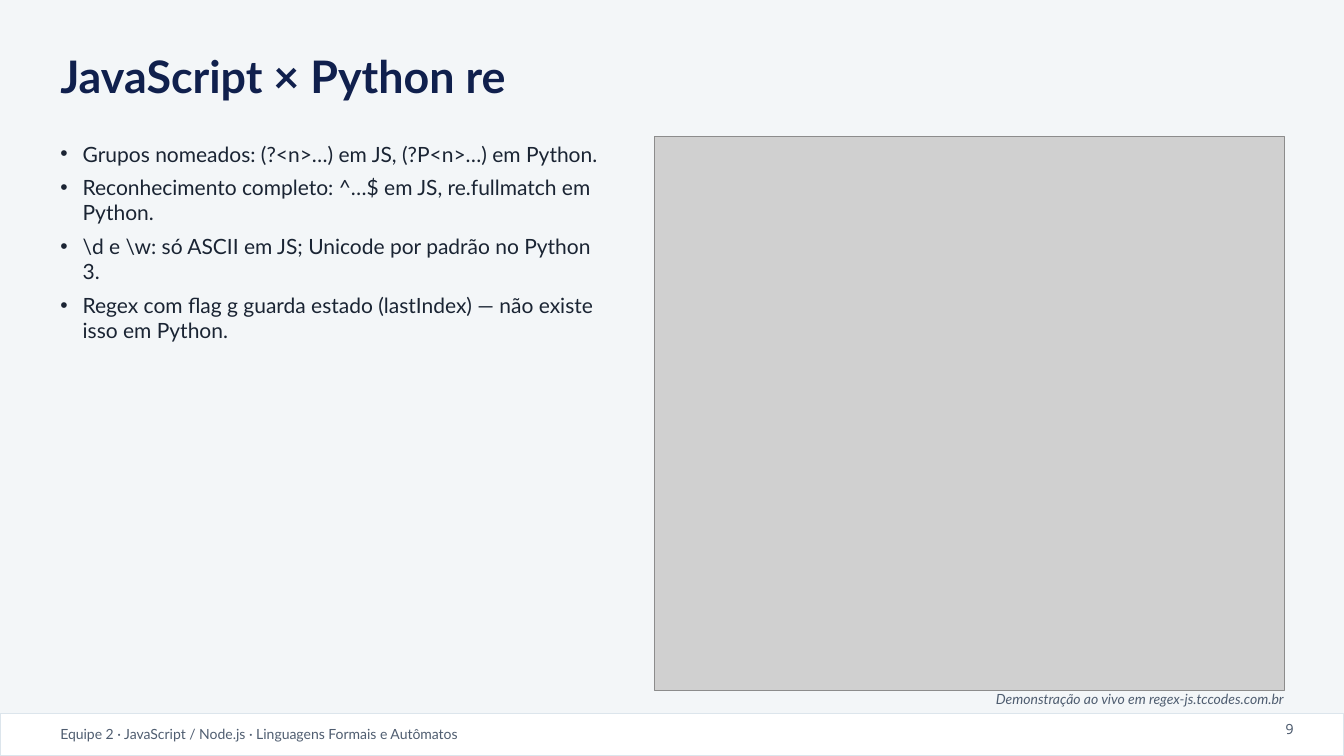
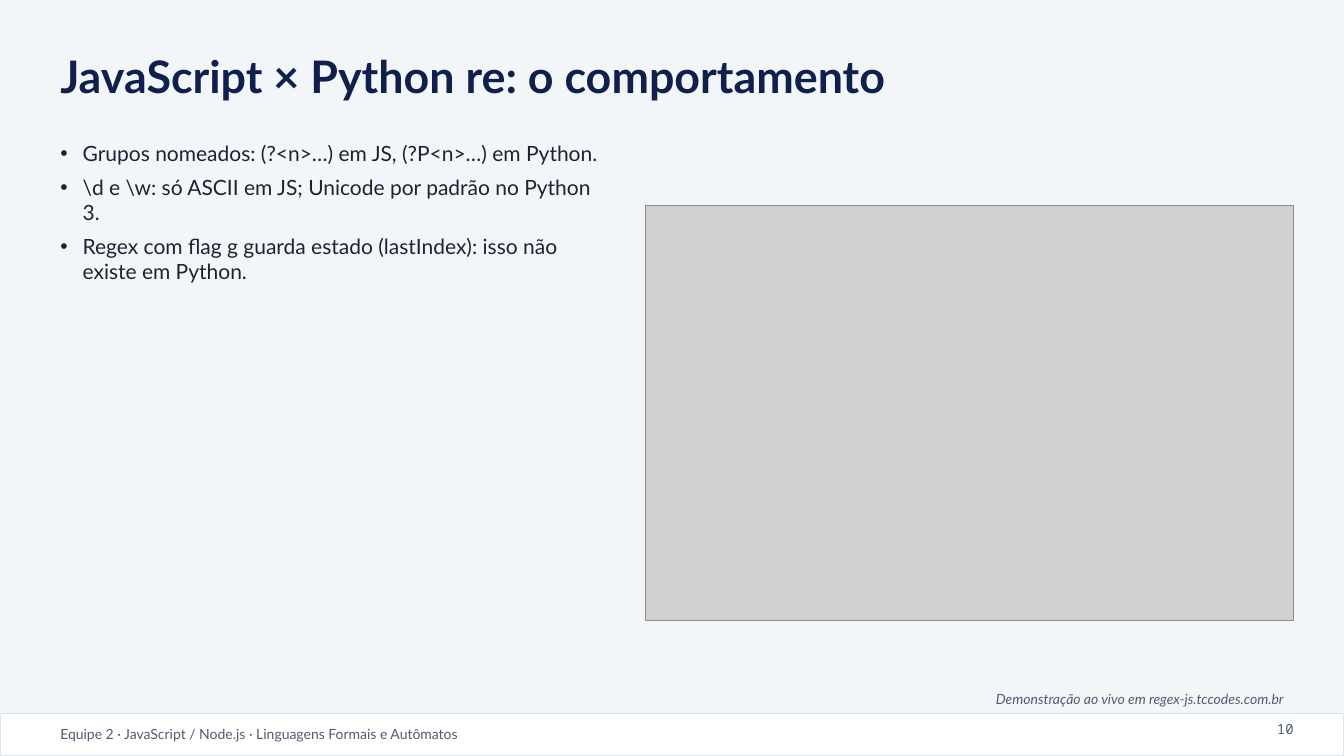
Before and after one commit to ThiagoCCarmona/regex-js, a slide deck: slide 10 of equipe_02_javascript/apresentacao.pptx (slide 9 before the commit). Drawn at 1344x756 pixels with LibreOffice and Linux fonts; fonts in the diff are those of the drawing; grey boxes stand for pictures. Boxes give left, top, right and bottom in pixels: in the first picture for what was removed or moved away, otherwise in the second. Text is boxed around its words. In the diff, an @@ line names an element or a change of style, - is before the commit and + after.

```diff
--- a/equipe_02_javascript/apresentacao.pptx
+++ b/equipe_02_javascript/apresentacao.pptx
@@ text at [60,59,885,101]: text changed @@
-JavaScript × Python re
+JavaScript × Python re: o comportamento
@@ text at [83,179,590,224]: paragraph removed @@
-• Reconhecimento completo: ^…$ em JS, re.fullmatch em Python.
@@ picture: place and size @@
-picture at [654,136,1285,691]
+picture at [645,206,1294,620]
@@ text at [83,238,557,283]: text changed @@
-• Regex com flag g guarda estado (lastIndex) — não existe isso em Python.
+• Regex com flag g guarda estado (lastIndex): isso não existe em Python.
@@ page number at [1277,724,1294,734]: text changed @@
-9
+10
```
Also in this commit, not shown: 11 other slides changed, 1 slide added, 25 other files.
